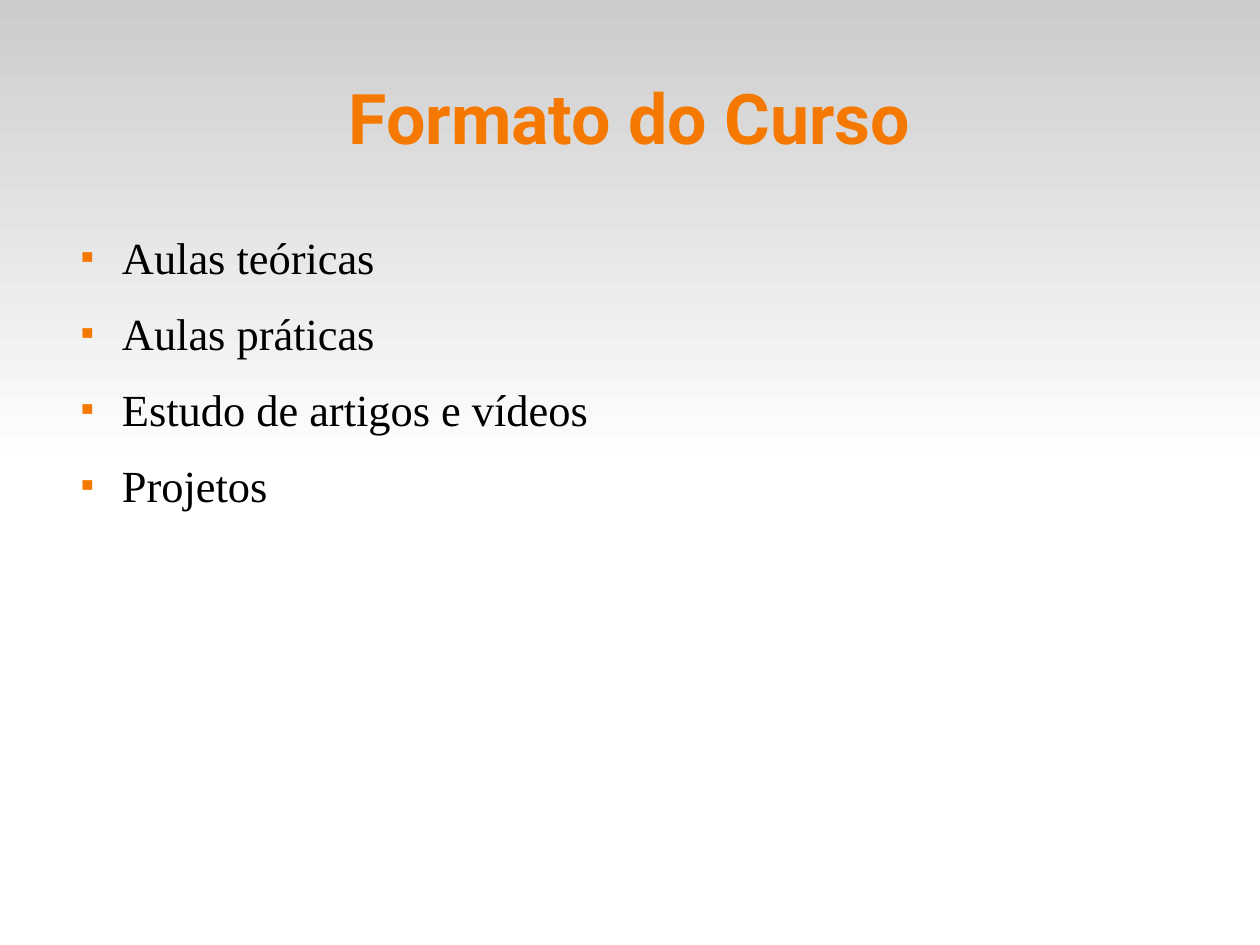
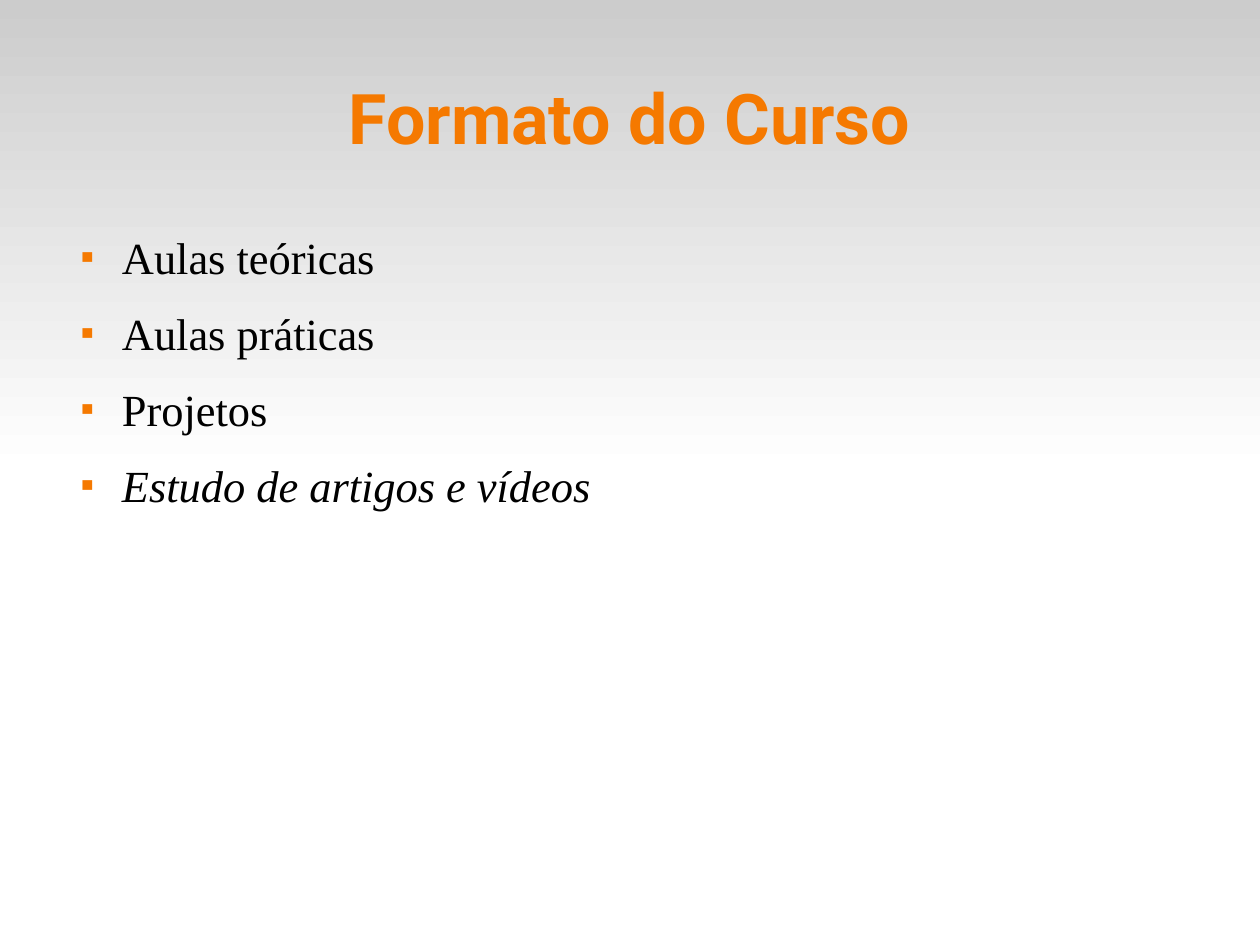
Before and after one commit to fsantanna-uerj/reativos, a slide deck: slide 3 of slides/00_intro.odp. Drawn at 1260x945 pixels with LibreOffice and Linux fonts; fonts in the diff are those of the drawing. Boxes give left, top, right and bottom in pixels: in the first picture for what was removed or moved away, otherwise in the second. Text is boxed around its words. In the diff, an @@ line names an element or a change of style, - is before the commit and + after.

```diff
--- a/slides/00_intro.odp
+++ b/slides/00_intro.odp
@@ text at box(122, 396, 267, 435): paragraph added @@
+■ Projetos
@@ text at box(122, 472, 267, 511): paragraph removed @@
-■ Projetos
@@ text at box(122, 471, 590, 511): italic on in "Estudo de artigos e vídeos" @@
```
Also in this commit, not shown: 3 other slides changed, 4 other files.
